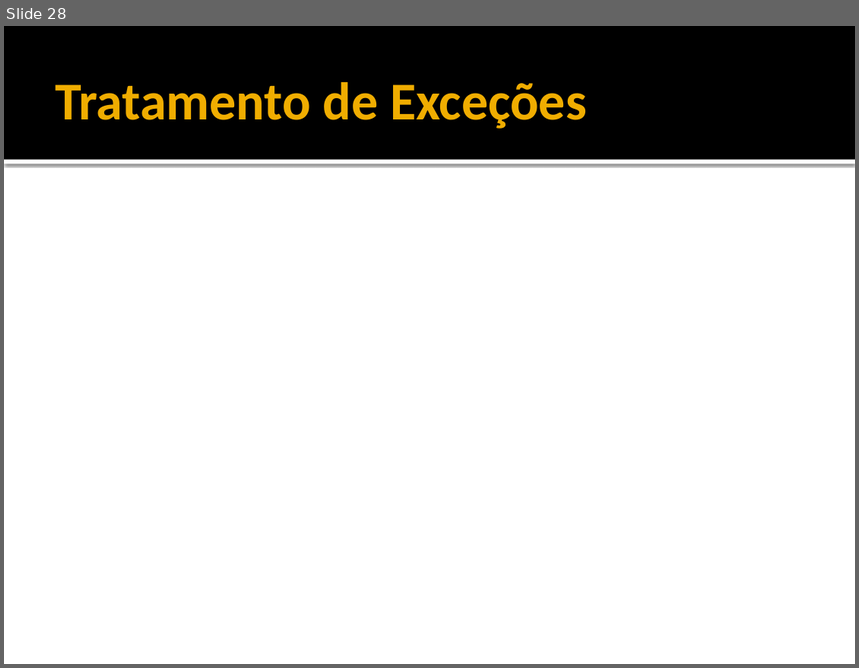
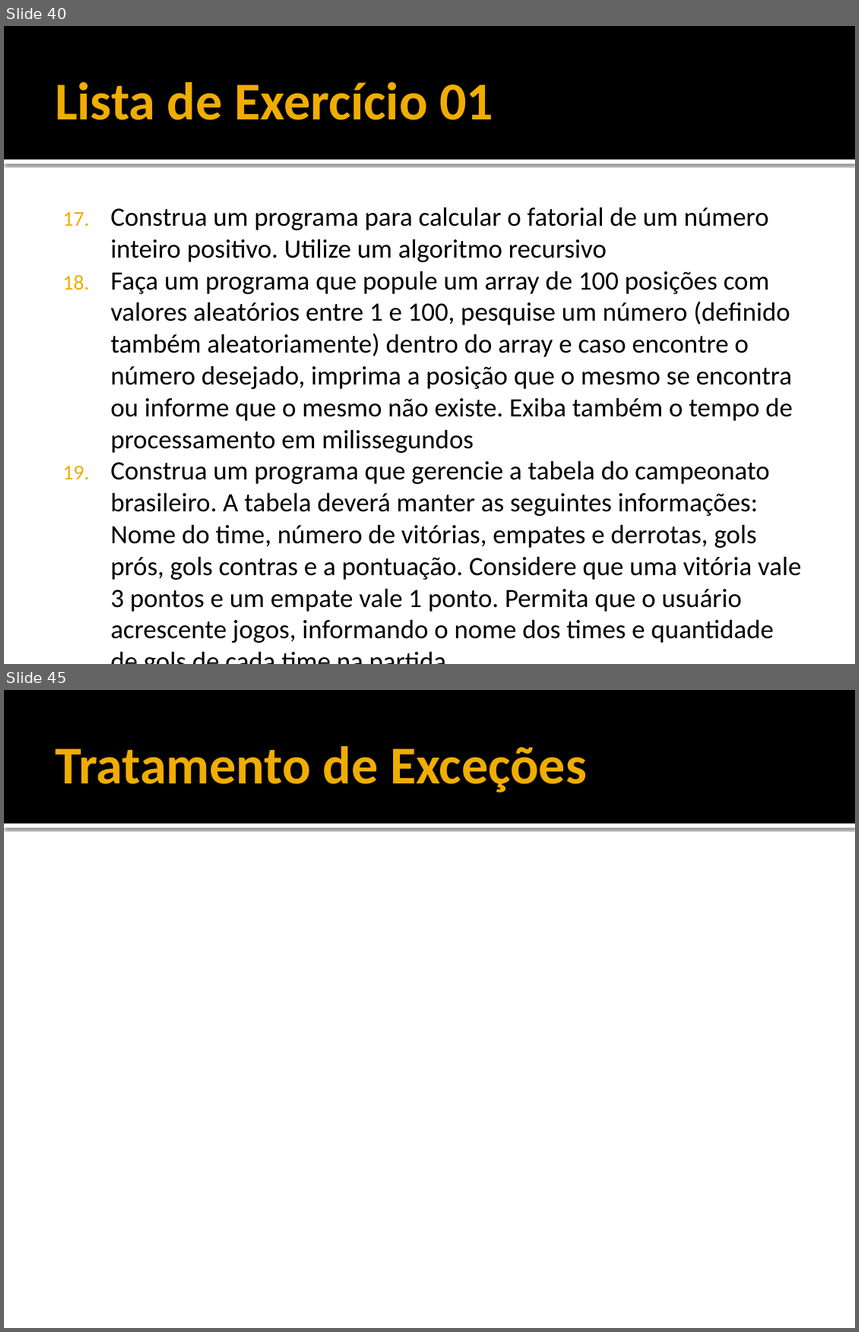
Before and after one commit to filosofisto/cpb-treinamento, a slide deck: Fundamentos/Fundamentos - Java Basico.pptx. Shown one above the other, each under a label of ours: slide 28 before the commit, slides 40 and 45 after it; the slides between them are not shown. The pictures are 859x668 and 859x1332 pixels, drawn with LibreOffice and Linux fonts; fonts in the diff are those of the drawing. Boxes give left, top, right and bottom in pixels: in the first picture for what was removed or moved away, otherwise in the second. Text is boxed around its words. In the diff, an @@ line names an element or a change of style, - is before the commit and + after.

```diff
--- a/Fundamentos/Fundamentos - Java Basico.pptx
+++ b/Fundamentos/Fundamentos - Java Basico.pptx
@@ slide 40 added at [4, 26, 855, 664], background #FFFFFF; not listed: 2 template elements that a slide beside it also shows @@
@@ title added at [55, 82, 493, 120], 45 pt, text #F0AD00, bold @@
+Lista de Exercício 01
@@ text added at [110, 207, 801, 643], 22.4 pt, text #000000 @@
+17. Construa um programa para calcular o fatorial de um número inteiro positivo. Utilize um algoritmo recursivo
+18. Faça um programa que popule um array de 100 posições com valores aleatórios entre 1 e 100, pesquise um número (definido também aleatoriamente) dentro do array e caso encontre o número desejado, imprima a posição que o mesmo se encontra ou informe que o mesmo não existe. Exiba também o tempo de processamento em milissegundos
+19. Construa um programa que gerencie a tabela do campeonato brasileiro. A tabela deverá manter as seguintes informações: Nome do time, número de vitórias, empates e derrotas, gols prós, gols contras e a pontuação. Considere que uma vitória vale 3 pontos e um empate vale 1 ponto. Permita que o usuário acrescente jogos, informando o nome dos times e quantidade de gols de cada time na partida
@@ what was slide 28 is now slide 45 @@
```
Also in this commit, not shown: 1 slide changed, 16 other slides added, 1 other file.
